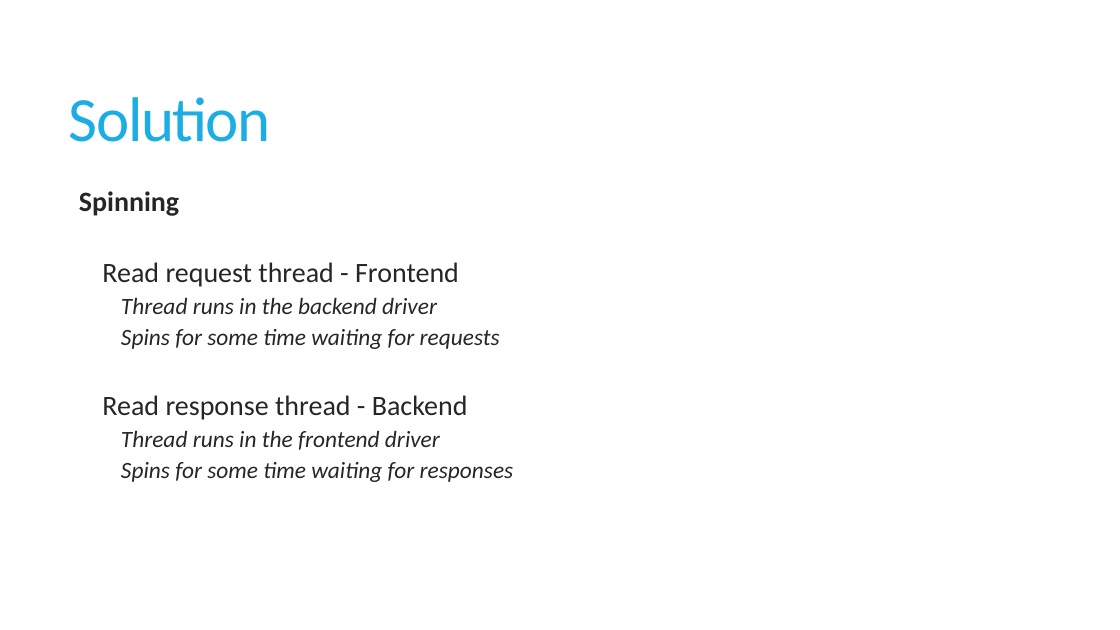
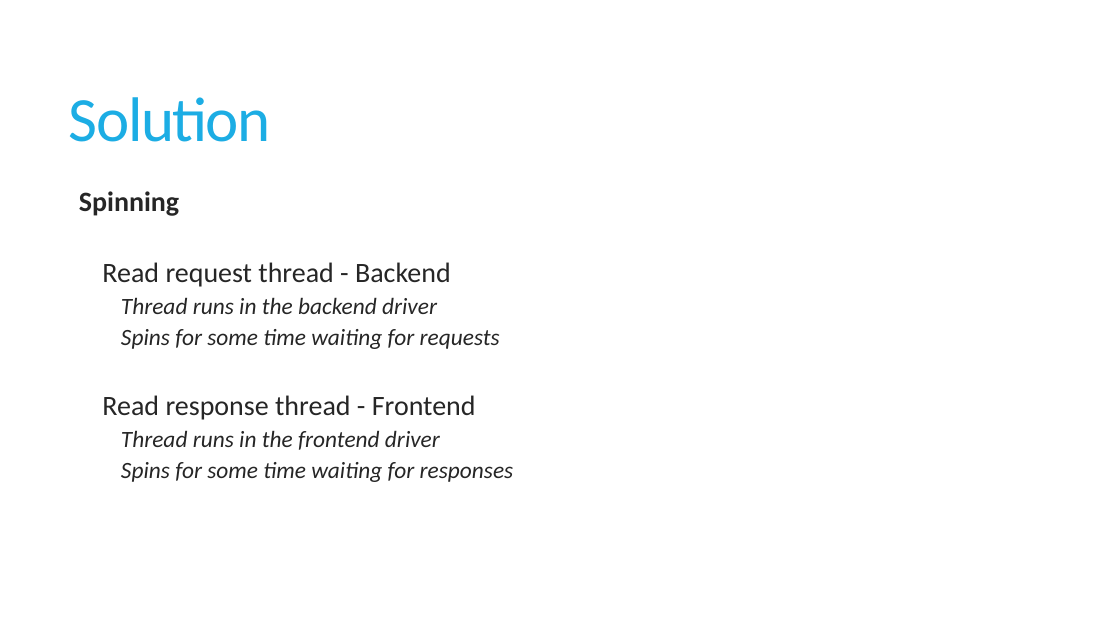
Before and after one commit to sushirol/Isolated-Driver-Domain, a slide deck: slide 16 of doc/presentation/IDDR.pptx (slide 22 before the commit). Drawn at 1120x630 pixels with LibreOffice and Linux fonts; fonts in the diff are those of the drawing. Boxes give left, top, right and bottom in pixels: in the first picture for what was removed or moved away, otherwise in the second. Text is boxed around its words. In the diff, an @@ line names an element or a change of style, - is before the commit and + after.

```diff
--- a/doc/presentation/IDDR.pptx
+++ b/doc/presentation/IDDR.pptx
@@ text at bbox=[102, 262, 451, 287]: text changed @@
-    Read request thread - Frontend
+    Read request thread - Backend
@@ text at bbox=[102, 395, 476, 420]: text changed @@
-    Read response thread - Backend
+    Read response thread - Frontend
```
Also in this commit, not shown: 18 other slides changed, 13 slides added, 14 slides removed.
